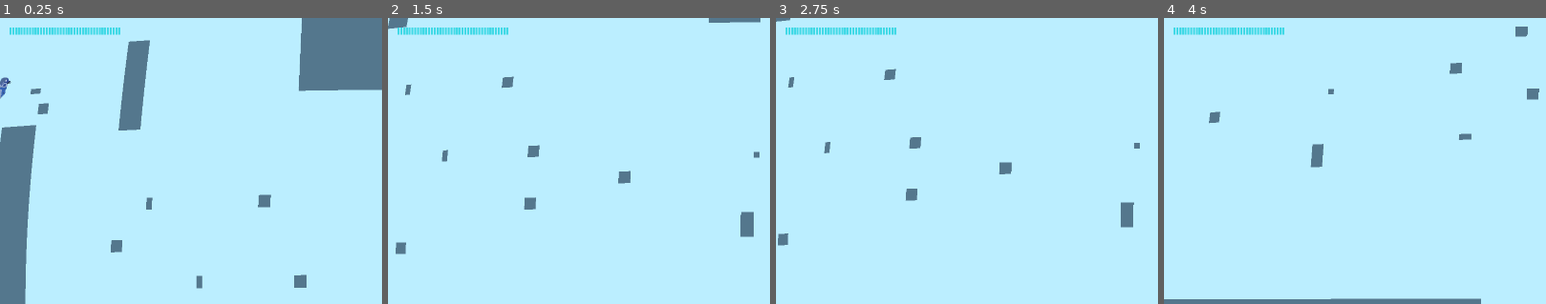
Above: before the commit, frames 1-4 (left to right).
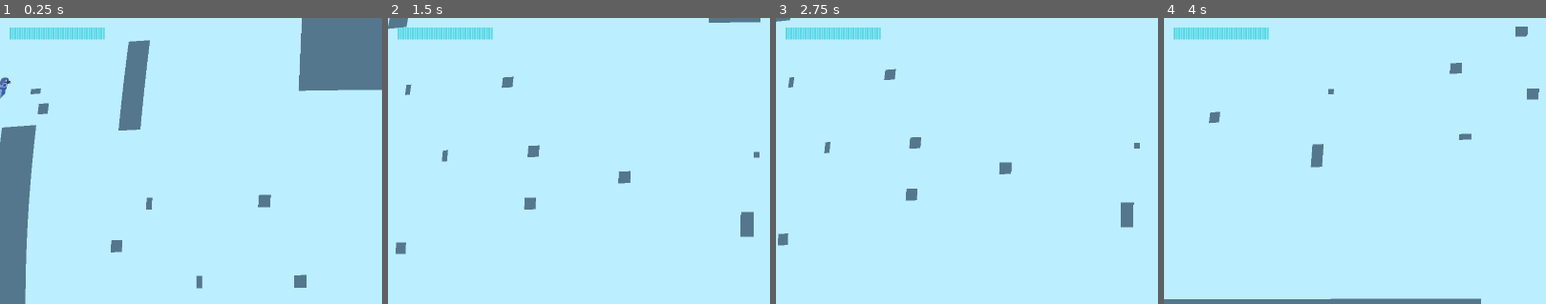
Above: after the commit, the same moments.

Repository: aleksey-45/the-cyancular-ruins
Game: Godot game, scene res://Scenes/Level0.tscn
Same seed, same stepped clock (60 frames per second), same inputs: the game is played once before the commit and once after it.
Inputs (mouse positions are % of the whole screen's width and height, from its top left):
- Up to frame 1 (0.25 s): no input
- Up to frame 2 (1.5 s): move the mouse to (72, 45) at 0.52 s; hold D (right) from 0.53 s (still down); tap 1 (1) at 0.6 s; tap W (up) at 0.77 s; tap 2 (2) at 0.8, 1.35 s; move the mouse to (30, 55) at 1.27 s
- Up to frame 3 (2.75 s): tap W (up) at 1.52 s; tap 3 (3) at 1.55, 2.1 s; move the mouse to (60, 28) at 2.02 s; release D (right) at 2.03 s; hold A (left) from 2.03 s (still down); hold R (R) from 2.03 s (still down)
- Up to frame 4 (4 s): move the mouse to (45, 70) at 2.77 s; release A (left) at 2.78 s; release R (R) at 2.78 s; hold D (right) from 2.78 s (still down); tap R (R) at 2.85 s; tap W (up) at 3.02, 3.77 s; tap 1 (1) at 3.05, 3.6 s; move the mouse to (80, 65) at 3.52 s; tap 2 (2) at 3.8 s
The pictures show only the part of the screen within x 0-50%, y 0-50%; the shares and areas given below are measured in that part.

The runs differ from the first frame. In frame 1, 1.0% of the frame differs, in the area x 2-32%, y 3-8%; in frame 2, 1.0%; in frame 3, 1.0%; in frame 4, 1.0%.

Commit message:
feat: HP bar damage effect (lost segments flash white then fade out)

Diff:
--- a/Scenes/hud.gd
+++ b/Scenes/hud.gd
@@ -4,13 +4,15 @@
 const LAYER := 129  # 在 post-process(128)之上,不受桶形/CRT/变灰影响
 const MARGIN := Vector2(24, 24)
 const SEG_W := 5        # 每根竖条宽
-const SEG_H := 18       # 竖条高
-const SEG_GAP := 2      # 竖条之间的间隔
-const COLOR_NORMAL := Color(0.25, 0.85, 0.9)  # 青色
-const COLOR_LOW := Color(0.9, 0.25, 0.2)      # 血量 <25% 变红
+const SEG_H := 30       # 竖条高
+const SEG_GAP := 1      # 竖条之间的间隔
+const COLOR_NORMAL := Color(0.35, 0.85, 0.9)  # 青色
+const COLOR_LOW := Color(0.8, 0.45, 0.4)      # 血量 <25% 变红
 const LOW_RATIO := 0.25
 
 var _segments: Array[ColorRect] = []
+var _ghost_tweens: Array[Tween] = []  # 与 _segments 并行:掉血段的淡出 tween
+var _last_cur := 0
 
 func _ready() -> void:
 	layer = LAYER
@@ -29,10 +31,43 @@
 		seg.color = COLOR_NORMAL
 		add_child(seg)
 		_segments.append(seg)
+		_ghost_tweens.append(null)
 
 func _on_hp(cur: int, max_hp: int) -> void:
 	var ratio := float(cur) / float(max(1, max_hp))
 	var color := COLOR_LOW if ratio < LOW_RATIO else COLOR_NORMAL
 	for i in _segments.size():
-		_segments[i].visible = i < cur
-		_segments[i].color = color
+		var seg := _segments[i]
+		seg.color = color
+		if i < cur:
+			# 存活段:清掉可能残留的淡出 tween,恢复不透明
+			_kill_ghost(i)
+			seg.modulate = Color.WHITE
+			seg.visible = true
+		else:
+			seg.visible = false
+	# 新掉血的段(旧血量→新血量之间):白闪后淡出,提示伤害
+	for i in range(max(cur, 0), _last_cur):
+		_start_ghost(i)
+	_last_cur = cur
+
+# 掉血段效果:变白,停顿片刻后淡出消失。
+func _start_ghost(i: int) -> void:
+	var seg := _segments[i]
+	_kill_ghost(i)
+	seg.color = Color.WHITE
+	seg.modulate = Color.WHITE
+	seg.visible = true
+	var tw := create_tween()
+	tw.tween_interval(0.3)                          # 白闪停顿
+	tw.tween_property(seg, "modulate:a", 0.0, 0.5)  # 淡出
+	tw.tween_callback(func():
+		seg.visible = false
+		seg.modulate = Color.WHITE
+	)
+	_ghost_tweens[i] = tw
+
+func _kill_ghost(i: int) -> void:
+	if _ghost_tweens[i] != null and _ghost_tweens[i].is_valid():
+		_ghost_tweens[i].kill()
+		_ghost_tweens[i] = null
